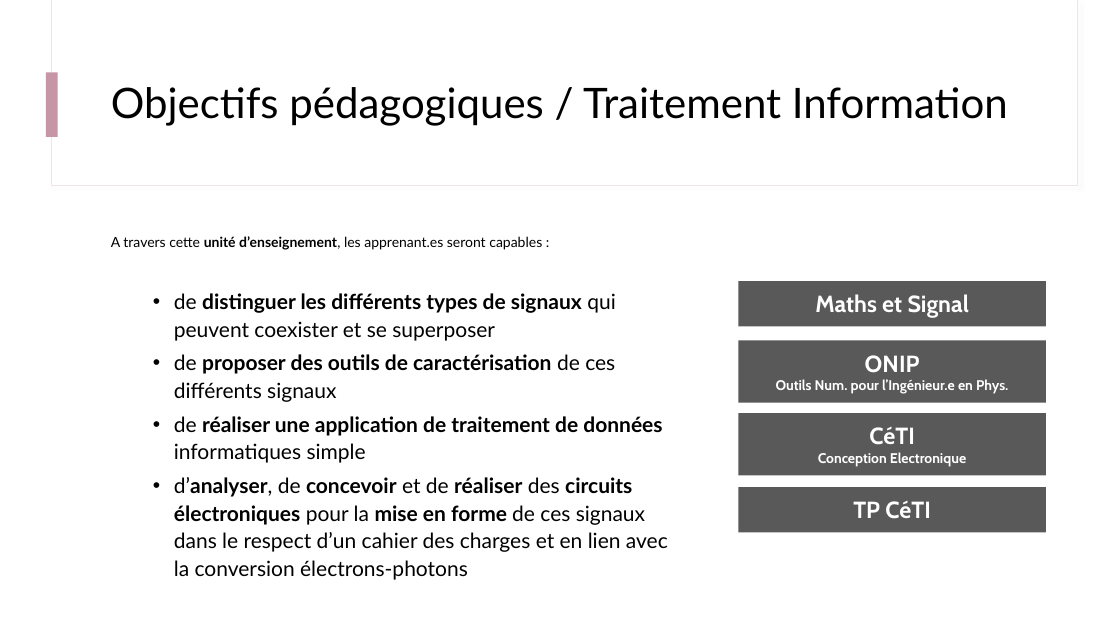
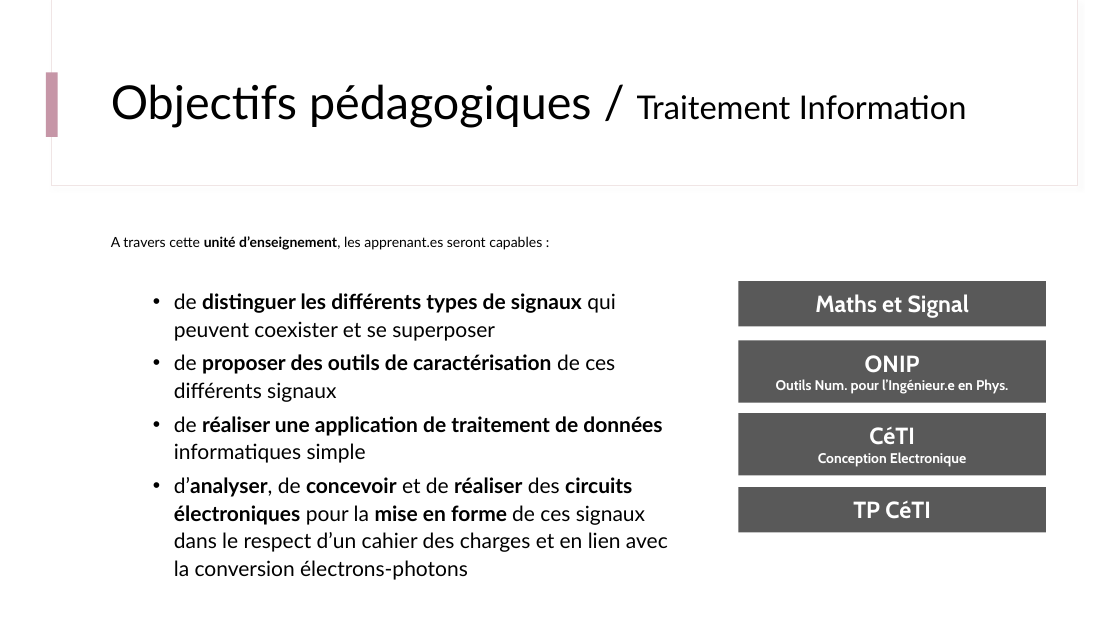
Before and after one commit to IOGS-Digital-Methods/semester-5, a slide deck: slide 8 of CeTI/b0_intro/B0_1_CeTI.pptx (slide 7 before the commit). Drawn at 1120x630 pixels with LibreOffice and Linux fonts; fonts in the diff are those of the drawing. Boxes give left, top, right and bottom in pixels: in the first picture for what was removed or moved away, otherwise in the second. Text is boxed around its words. In the diff, an @@ line names an element or a change of style, - is before the commit and + after.

```diff
--- a/CeTI/b0_intro/B0_1_CeTI.pptx
+++ b/CeTI/b0_intro/B0_1_CeTI.pptx
@@ title "Objectifs pédagogiques / Traitement Information" at [111, 84, 967, 128]: size 36 to 40 pt in "Objectifs pédagogiques /"; size 36 to 28 pt in "Traitement Information" @@
```
Also in this commit, not shown: 1 slide added, 4 other files.
